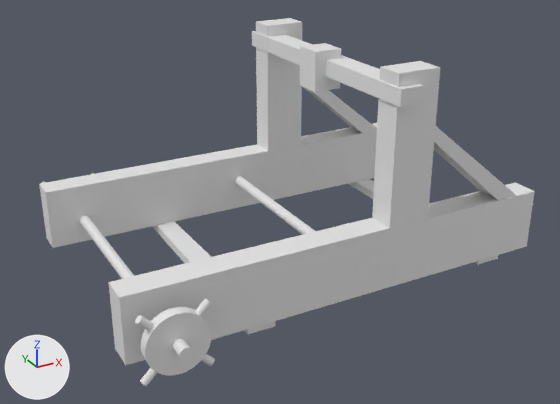
Before and after pictures for a commit that changed the OBJ model FinalProject/models/Catapult_Base.obj.
Before and after are seen from a camera (50 mm lens) standing at (-6.28, -11.18, 7.54) and looking at (-0.23, -0.18, 2.04). Lighting does not change. The marker at lower left points along +X, +Y and +Z. Where no turn or scale is listed for an object, it has been applied to the vertices.

The first picture shows 'Cube.006_Cube.010'.
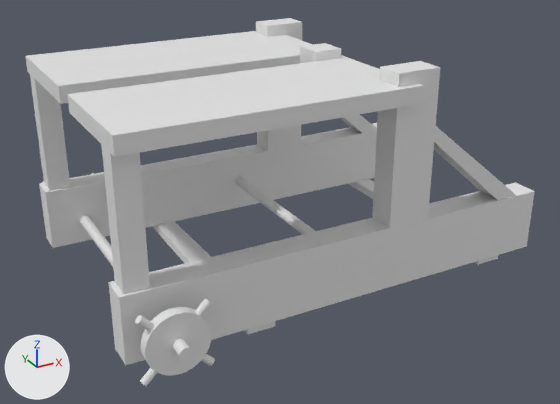
Boxes (x1, y1, x2, y2) around the edits, measured in the pictures (560 x 404 px):
'Cube.006_Cube.010', reshaped: before (39, 18, 535, 386); after (25, 18, 535, 386)
part 1 of me_cube_006_cube_010, added: after (101, 144, 150, 294)
part 2 of me_cube_006_cube_010, added: after (30, 75, 70, 191)
part 3 of me_cube_006_cube_010, added: after (25, 31, 425, 157)

The edits, one by one:
me_cube_006_cube_010 is used by ob_cube_006_cube_010; location (0.0, 0.0, 0.0).
me_cube_006_cube_010 had 592 vertices, 1112 faces and spanned x -3.81..3.81, y -2.94..3.1, z 0.93..4.69.
me_cube_006_cube_010 now has 649 vertices, 1218 faces and spans x -3.81..3.81, y -2.94..3.1, z 0.93..4.69.
me_cube_006_cube_010 part 1: a new loose piece, a box spanning x -3.73..-3.36, y -2.17..-1.79, z 2.18..4.22.
me_cube_006_cube_010 part 2: a new loose piece, a box spanning x -3.73..-3.36, y 1.95..2.33, z 2.18..4.22.
me_cube_006_cube_010 part 3: 41 vertices added at x -3.74..0.61, y -2.34..2.49, z 4.21..4.49.
